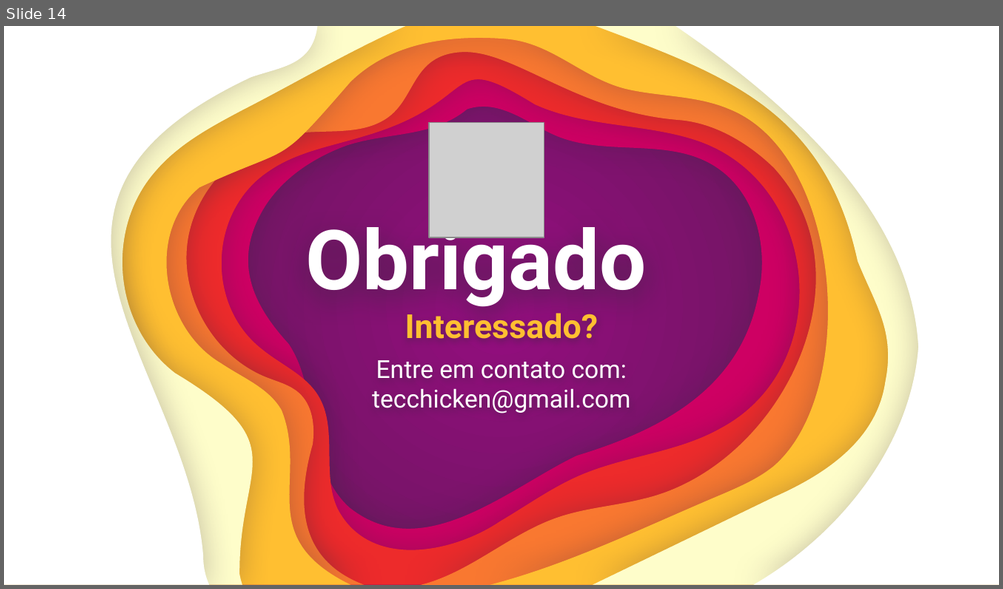
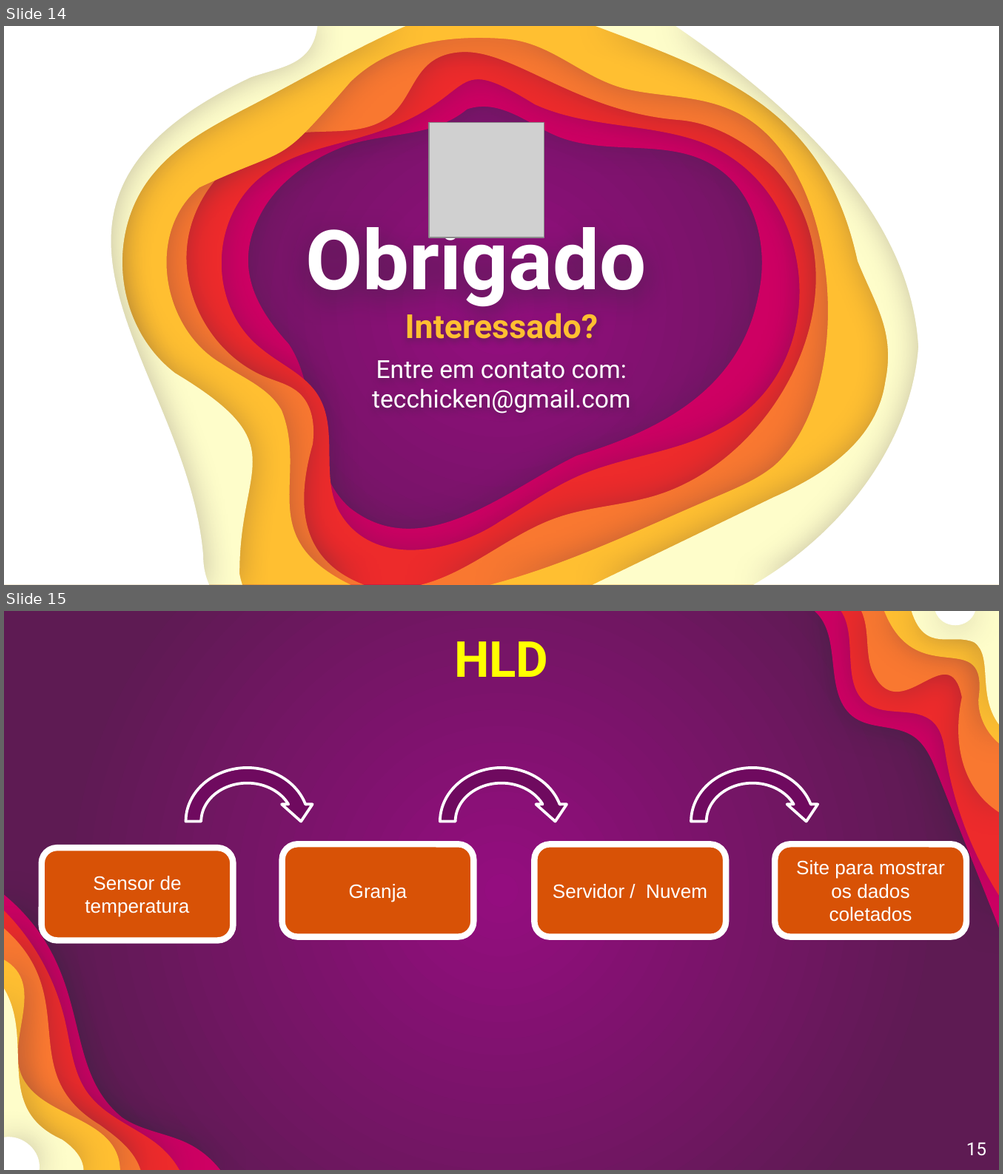
Before and after one commit to GustavoQuaresma/TECCHICKEN-DOCUMENTACAO, a slide deck: SPRINT2/slide pi.pptx. Shown one above the other, each under a label of ours: slide 14 before the commit, slides 14 and 15 after it. The pictures are 1003x589 and 1003x1174 pixels, drawn with LibreOffice and Linux fonts; fonts in the diff are those of the drawing; grey boxes stand for pictures. Boxes give left, top, right and bottom in pixels: in the first picture for what was removed or moved away, otherwise in the second. Text is boxed around its words. In the diff, an @@ line names an element or a change of style, - is before the commit and + after.

```diff
--- a/SPRINT2/slide pi.pptx
+++ b/SPRINT2/slide pi.pptx
@@ slide 15 added at box(4, 611, 999, 1170), background gradient #940D7F to #5E1B53 @@
@@ text added at box(454, 641, 548, 677), 36 pt, text #FFFF00, bold @@
+HLD
@@ circular arrow added at box(178, 760, 316, 883), fill #6F0A5F, outline #FFFFFF 2 pt @@
@@ circular arrow added at box(432, 760, 571, 883), fill #6F0A5F, outline #FFFFFF 2 pt @@
@@ circular arrow added at box(683, 760, 822, 883), fill #6F0A5F, outline #FFFFFF 2 pt @@
@@ rounded rectangle added at box(42, 848, 233, 940), fill #D85206, outline #FFFFFF 4.5 pt, 14 pt, text #FFFFFF @@
+Sensor de temperatura
@@ rounded rectangle added at box(282, 845, 472, 937), fill #D85206, outline #FFFFFF 4.5 pt, 14 pt, text #FFFFFF @@
+Granja
@@ rounded rectangle added at box(534, 845, 725, 937), fill #D85206, outline #FFFFFF 4.5 pt, 14 pt, text #FFFFFF @@
+Servidor / Nuvem
@@ rounded rectangle added at box(775, 845, 966, 937), fill #D85206, outline #FFFFFF 4.5 pt, 14 pt, text #FFFFFF @@
+Site para mostrar os dados coletados
@@ group added at box(4, 611, 999, 1170): 12 freeform shapes @@
@@ page number added at box(966, 1142, 986, 1156), 13 pt, text #FFFFFF @@
+15
```
Also in this commit, not shown: 1 other slide added, 1 other file.
